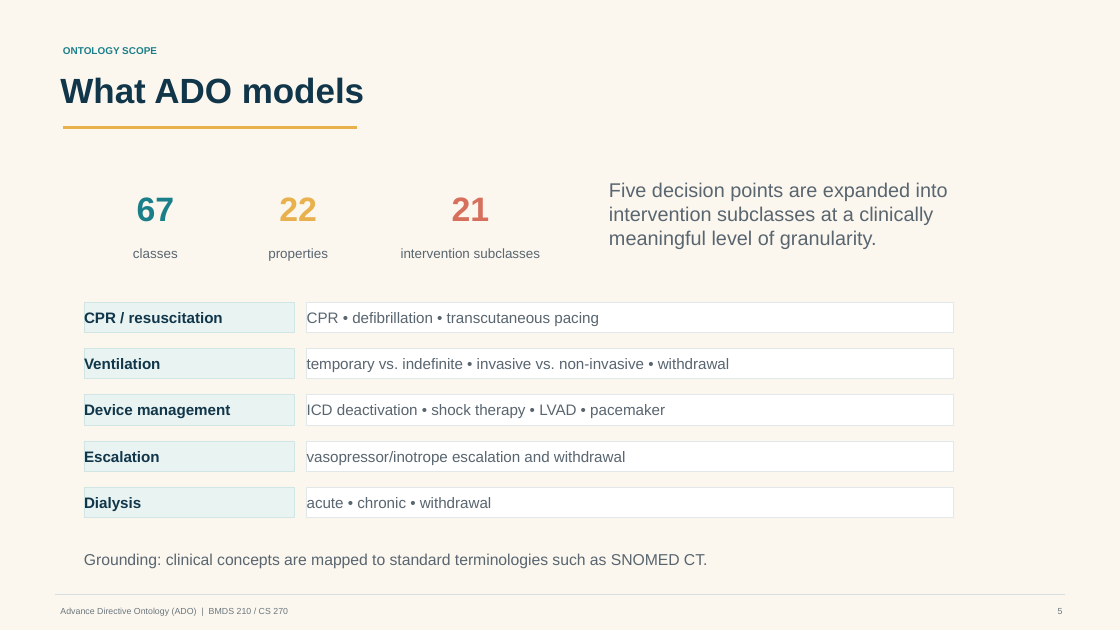
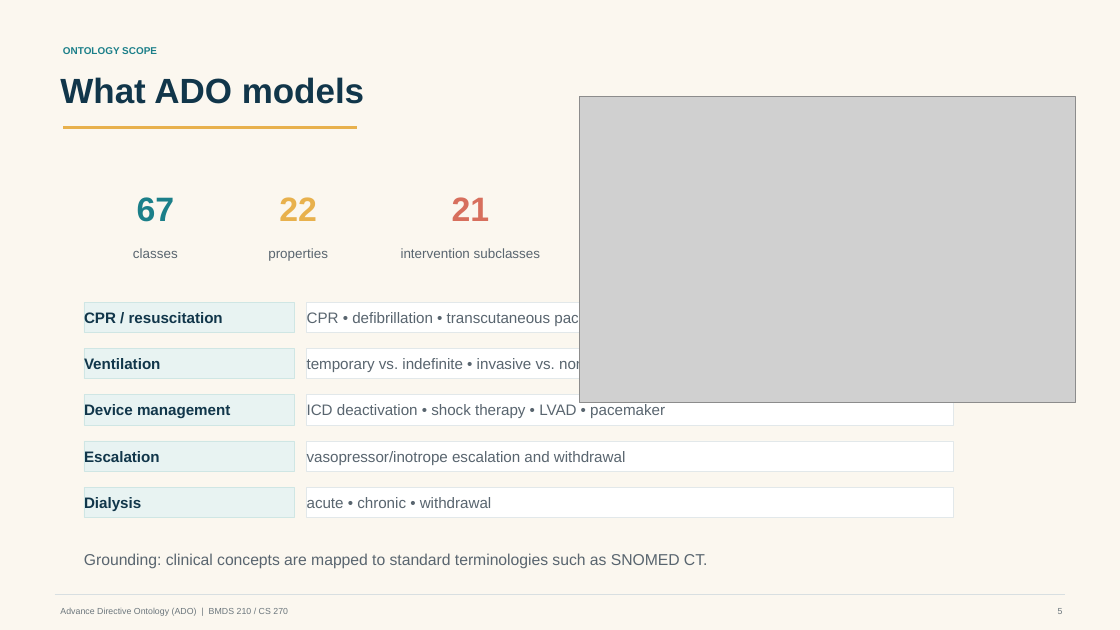
Before and after one commit to patrickwalsh26/bmds210-AD_Ontology, a slide deck: slide 5 of ADO_powerpoint_presentation.pptx. Drawn at 1120x630 pixels with LibreOffice and Linux fonts; fonts in the diff are those of the drawing; grey boxes stand for pictures. Boxes give left, top, right and bottom in pixels: in the first picture for what was removed or moved away, otherwise in the second. Text is boxed around its words. In the diff, an @@ line names an element or a change of style, - is before the commit and + after.

```diff
--- a/ADO_powerpoint_presentation.pptx
+++ b/ADO_powerpoint_presentation.pptx
@@ picture added at [580, 97, 1075, 402] @@
@@ text removed at [609, 182, 948, 249] @@
-Five decision points are expanded into intervention subclasses at a clinically meaningful level of granularity.
```
Also in this commit, not shown: 9 other files.
